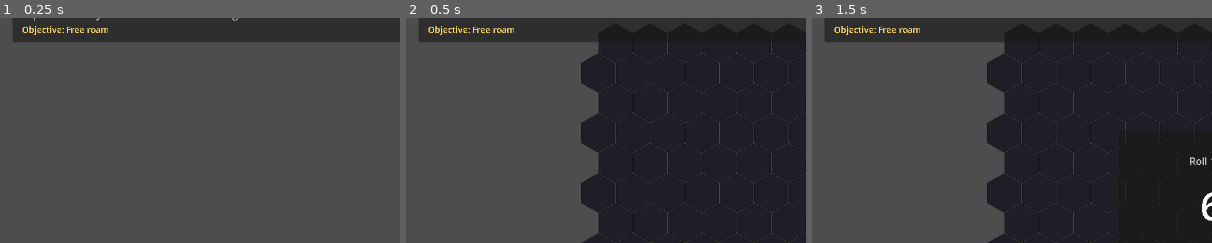
Above: before the commit, frames 1-3 (left to right).
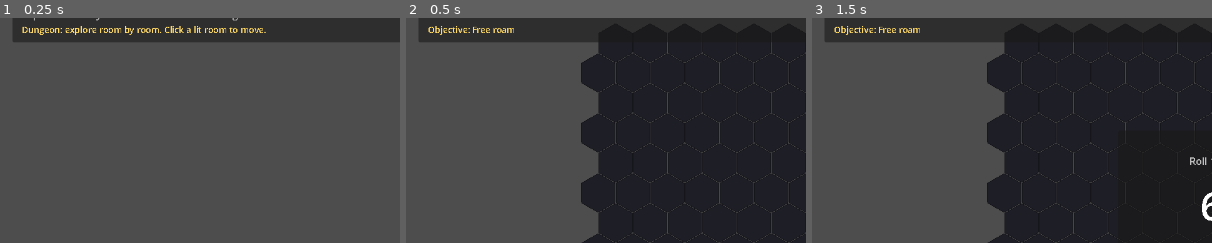
Above: after the commit, the same moments.

Repository: brandonbrown215bb-boop/DND-Sandbox-Engine
Game: Godot game, scene res://scenes/dungeon.tscn
Two runs of this game, one before a commit and one after it. Both use one fixed random seed, a clock stepped at 60 frames per second and the inputs below. This scene is started directly instead of the project's main scene.
Inputs:
- Up to frame 1 (0.25 s): no input
- Up to frame 2 (0.5 s): no input
- Up to frame 3 (1.5 s): click "End Turn" at 0.5 s; click "Rest (may be ambushed)" at 1.25 s
The pictures show only the part of the screen within x 0-50%, y 11-61%; the shares and areas given below are measured in that part.

The runs differ from the first frame. In frame 1, 0.8% of the frame differs, in the area x 5-67%, y 3-8%; in frame 2, nothing differs; in frame 3, nothing differs.

Commit message:
ui: Phase 3 — DungeonHUD split from OverworldHUD
- New DungeonHUD (extends OverworldHUD) with its own identity: hides the
  turn-based End Turn in _ready (was previously done by hiding the button
  in dungeon_state) and sets a dungeon-context banner via ObjectiveLabel.
- dungeon.tscn now uses dungeon_hud.gd instead of overworld_hud.gd.
- Same node layout/names as OverworldHUD, so dungeon_state typing and the
  harness's dungeon.hud.btn_end_turn check stay valid.

Verified: pre-flight 46/46, logic 232/0, viewport 0 failed (12 tests),
RUN_TESTS_EXIT 0.

Diff:
--- a/scenes/dungeon.tscn
+++ b/scenes/dungeon.tscn
@@ -2,7 +2,7 @@
 
 [ext_resource type="Script" path="res://src/dungeon/dungeon_state.gd" id="1_dungeon"]
 [ext_resource type="Script" path="res://src/hex/hex_grid.gd" id="2_grid"]
-[ext_resource type="Script" path="res://src/overworld/overworld_hud.gd" id="3_hud"]
+[ext_resource type="Script" path="res://src/dungeon/dungeon_hud.gd" id="3_hud"]
 
 [node name="Dungeon" type="Node2D"]
 script = ExtResource("1_dungeon")
--- /dev/null
+++ b/scenes/dungeon_hud.tscn
@@ -0,0 +1,153 @@
+[gd_scene load_steps=7 format=3 uid="uid://rookdungeon01"]
+
+[ext_resource type="Script" path="res://src/overworld/overworld_state.gd" id="1_overworld"]
+[ext_resource type="Script" path="res://src/hex/hex_grid.gd" id="2_hexgrid"]
+[ext_resource type="Script" path="res://src/overworld/overworld_map.gd" id="3_map"]
+[ext_resource type="Script" path="res://src/dungeon/dungeon_hud.gd" id="4_hud"]
+[ext_resource type="PackedScene" uid="uid://e456789f5d6e7" path="res://scenes/ui/dice_roll_display.tscn" id="5_dice_display"]
+[ext_resource type="Script" path="res://src/ui/camera_controller.gd" id="6_camera"]
+
+[node name="Overworld" type="Node2D"]
+script = ExtResource("1_overworld")
+
+[node name="Camera2D" type="Camera2D" parent="."]
+script = ExtResource("6_camera")
+
+[node name="HexGrid" type="Node2D" parent="."]
+script = ExtResource("2_hexgrid")
+
+[node name="OverworldMap" type="Node2D" parent="."]
+script = ExtResource("3_map")
+hex_grid_path = NodePath("../HexGrid")
+
+[node name="DungeonHUD" type="CanvasLayer" parent="."]
+script = ExtResource("4_hud")
+
+[node name="MarginContainer" type="MarginContainer" parent="DungeonHUD"]
+anchors_preset = 15
+anchor_right = 1.0
+anchor_bottom = 1.0
+grow_horizontal = 2
+grow_vertical = 2
+theme_override_constants/margin_left = 20
+theme_override_constants/margin_top = 20
+theme_override_constants/margin_right = 20
+theme_override_constants/margin_bottom = 20
+mouse_filter = 2
+
+[node name="HBoxContainer" type="HBoxContainer" parent="DungeonHUD/MarginContainer"]
+layout_mode = 2
+theme_override_constants/separation = 20
+mouse_filter = 2
+
+[node name="MainArea" type="VBoxContainer" parent="DungeonHUD/MarginContainer/HBoxContainer"]
+layout_mode = 2
+size_flags_horizontal = 3
+mouse_filter = 2
+
+[node name="Header" type="PanelContainer" parent="DungeonHUD/MarginContainer/HBoxContainer/MainArea"]
+layout_mode = 2
+
+[node name="MarginContainer" type="MarginContainer" parent="DungeonHUD/MarginContainer/HBoxContainer/MainArea/Header"]
+layout_mode = 2
+theme_override_constants/margin_left = 15
+theme_override_constants/margin_top = 10
+theme_override_constants/margin_right = 15
+theme_override_constants/margin_bottom = 10
+
+[node name="VBoxContainer" type="VBoxContainer" parent="DungeonHUD/MarginContainer/HBoxContainer/MainArea/Header/MarginContainer"]
+layout_mode = 2
+
+[node name="ActivePlayerName" type="Label" parent="DungeonHUD/MarginContainer/HBoxContainer/MainArea/Header/MarginContainer/VBoxContainer"]
+layout_mode = 2
+theme_override_font_sizes/font_size = 20
+text = "Active Player: Hero Name"
+
+[node name="ActivePlayerStats" type="Label" parent="DungeonHUD/MarginContainer/HBoxContainer/MainArea/Header/MarginContainer/VBoxContainer"]
+layout_mode = 2
+theme_override_colors/font_color = Color(0.65, 0.65, 0.65, 1)
+text = "Stats detail"
+
+[node name="ObjectiveLabel" type="Label" parent="DungeonHUD/MarginContainer/HBoxContainer/MainArea/Header/MarginContainer/VBoxContainer"]
+layout_mode = 2
+theme_override_colors/font_color = Color(1.0, 0.85, 0.4, 1)
+theme_override_font_sizes/font_size = 14
+autowrap_mode = 2
+text = "Objective: —"
+
+[node name="Control" type="Control" parent="DungeonHUD/MarginContainer/HBoxContainer/MainArea"]
+layout_mode = 2
+size_flags_vertical = 3
+mouse_filter = 2
+
+[node name="LogBox" type="PanelContainer" parent="DungeonHUD/MarginContainer/HBoxContainer/MainArea"]
+custom_minimum_size = Vector2(0, 150)
+layout_mode = 2
+
+[node name="LogText" type="RichTextLabel" parent="DungeonHUD/MarginContainer/HBoxContainer/MainArea/LogBox"]
+layout_mode = 2
+bbcode_enabled = true
+text = "Exploring dungeon..."
+scroll_following = true
+
+[node name="Sidebar" type="VBoxContainer" parent="DungeonHUD/MarginContainer/HBoxContainer"]
+custom_minimum_size = Vector2(250, 0)
+layout_mode = 2
+theme_override_constants/separation = 15
+
+[node name="PartyHeader" type="Label" parent="DungeonHUD/MarginContainer/HBoxContainer/Sidebar"]
+layout_mode = 2
+theme_override_font_sizes/font_size = 18
+text = "Party Status"
+
+[node name="ScrollContainer" type="ScrollContainer" parent="DungeonHUD/MarginContainer/HBoxContainer/Sidebar"]
+layout_mode = 2
+size_flags_vertical = 3
+
+[node name="PlayerList" type="VBoxContainer" parent="DungeonHUD/MarginContainer/HBoxContainer/Sidebar/ScrollContainer"]
+layout_mode = 2
+size_flags_horizontal = 3
+theme_override_constants/separation = 10
+
+[node name="BtnEndTurn" type="Button" parent="DungeonHUD/MarginContainer/HBoxContainer/Sidebar"]
+custom_minimum_size = Vector2(0, 50)
+layout_mode = 2
+theme_override_font_sizes/font_size = 16
+text = "End Turn"
+
+[node name="BtnRest" type="Button" parent="DungeonHUD/MarginContainer/HBoxContainer/Sidebar"]
+custom_minimum_size = Vector2(0, 50)
+layout_mode = 2
+theme_override_font_sizes/font_size = 16
+text = "Rest (may be ambushed)"
+
+[node name="BtnSave" type="Button" parent="DungeonHUD/MarginContainer/HBoxContainer/Sidebar"]
+custom_minimum_size = Vector2(0, 45)
+layout_mode = 2
+text = "Save Game"
+
+[node name="BtnMenu" type="Button" parent="DungeonHUD/MarginContainer/HBoxContainer/Sidebar"]
+custom_minimum_size = Vector2(0, 45)
+layout_mode = 2
+text = "Quit to Menu"
+
+[node name="BtnSettings" type="Button" parent="DungeonHUD/MarginContainer/HBoxContainer/Sidebar"]
+custom_minimum_size = Vector2(0, 45)
+layout_mode = 2
+text = "Settings ⚙"
+
+[node name="BtnSheet" type="Button" parent="DungeonHUD/MarginContainer/HBoxContainer/Sidebar"]
+custom_minimum_size = Vector2(0, 45)
+layout_mode = 2
+text = "Character Sheet"
+
+[node name="DiceRollDisplay" parent="DungeonHUD" instance=ExtResource("5_dice_display")]
+visible = false
+layout_mode = 1
+anchors_preset = 8
+anchor_left = 0.5
+anchor_top = 0.5
+anchor_right = 0.5
+anchor_bottom = 0.5
+grow_horizontal = 2
+grow_vertical = 2
--- /dev/null
+++ b/src/dungeon/dungeon_hud.gd
@@ -0,0 +1,18 @@
+class_name DungeonHUD
+extends OverworldHUD
+
+## Rook's Touch: the dungeon gets its own HUD identity instead of borrowing
+## the overworld HUD and hiding a button. Same node layout as OverworldHUD
+## (so dungeon_state / harness refs stay valid), but tuned for crawl context:
+## no turn-based End Turn, a dungeon-context banner instead.
+
+@onready var _context_banner: Label = $MarginContainer/HBoxContainer/MainArea/Header/MarginContainer/VBoxContainer/ObjectiveLabel
+
+func _ready() -> void:
+	super()
+	# Dungeons aren't turn-based; the party moves as one. Hide the overworld
+	# End Turn control rather than reusing it.
+	if btn_end_turn != null:
+		btn_end_turn.visible = false
+	if _context_banner != null:
+		_context_banner.text = "Dungeon: explore room by room. Click a lit room to move."
